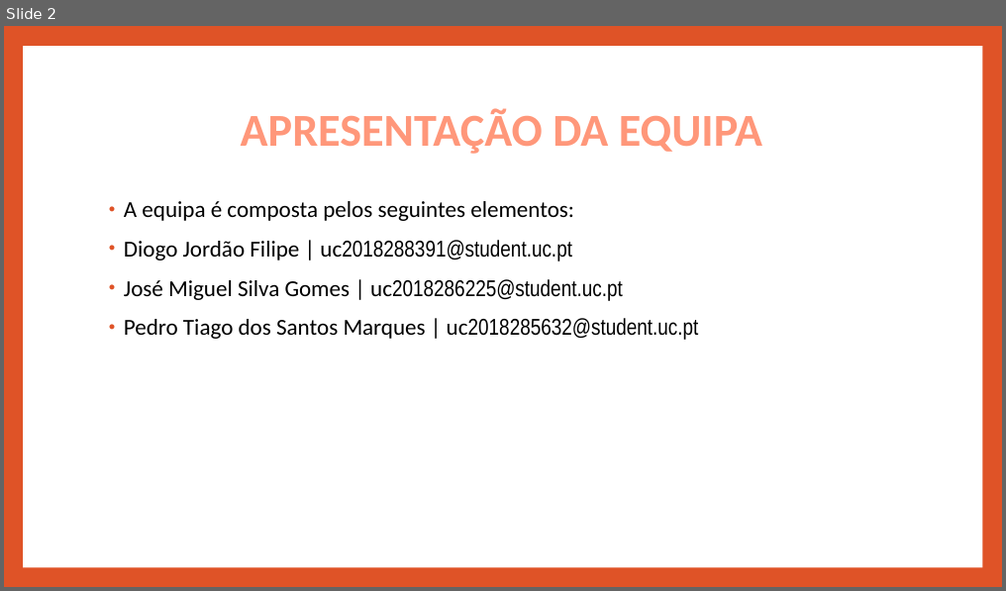
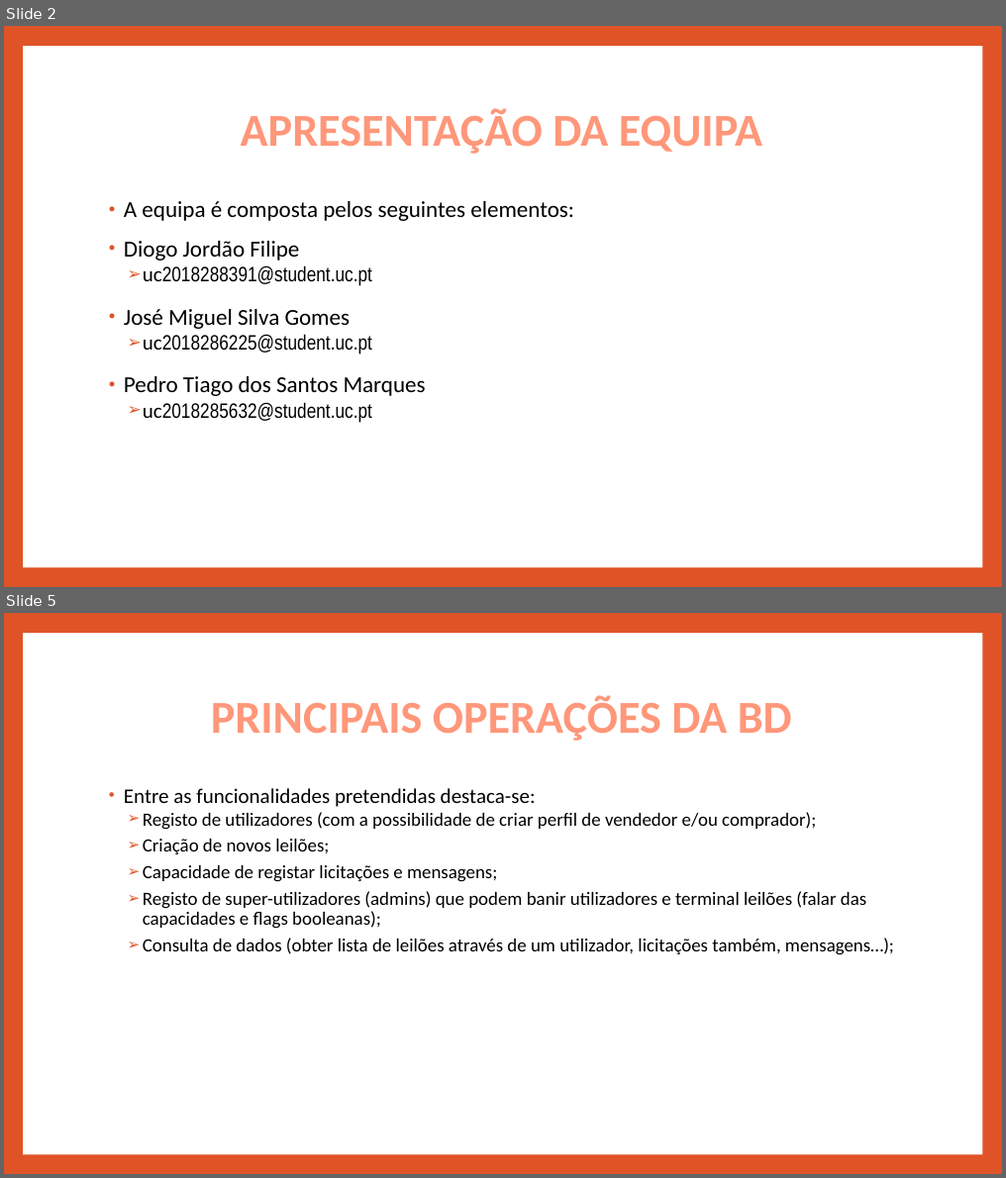
Before and after one commit to pedrotiag0/BD-Leiloes, a slide deck: Meta1/Apresentacao Meta 1 - BD.pptx. Shown one above the other, each under a label of ours: slide 2 before the commit, slides 2 and 5 after it; the slides between them are not shown. The pictures are 1006x591 and 1006x1178 pixels, drawn with LibreOffice and Linux fonts; fonts in the diff are those of the drawing. Boxes give left, top, right and bottom in pixels: in the first picture for what was removed or moved away, otherwise in the second. Text is boxed around its words. In the diff, an @@ line names an element or a change of style, - is before the commit and + after.

```diff
--- a/Meta1/Apresentacao Meta 1 - BD.pptx
+++ b/Meta1/Apresentacao Meta 1 - BD.pptx
@@ slide 5 added at (4, 613, 1002, 1174), background #DF5327; not listed: 1 template element that a slide beside it also shows @@
@@ title added at (211, 695, 792, 741), 44 pt, text #FF977A, bold @@
+PRINCIPAIS OPERAÇÕES DA BD
@@ text added at (124, 788, 894, 956), 18 pt, text #000000 @@
+• Entre as funcionalidades pretendidas destaca-se:
+  ➢ Registo de utilizadores (com a possibilidade de criar perfil de vendedor e/ou comprador);
+  ➢ Criação de novos leilões;
+  ➢ Capacidade de registar licitações e mensagens;
+  ➢ Registo de super-utilizadores (admins) que podem banir utilizadores e terminal leilões (falar das capacidades e flags booleanas);
+  ➢ Consulta de dados (obter lista de leilões através de um utilizador, licitações também, mensagens…);
@@ slide 2 changed as well @@
@@ text at (124, 241, 426, 423): text changed; size 22 to 20 pt; font Calibri to Arial Narrow @@
-• Diogo Jordão Filipe | uc2018288391@student.uc.pt
-• José Miguel Silva Gomes | uc2018286225@student.uc.pt
-• Pedro Tiago dos Santos Marques | uc2018285632@student.uc.pt
+• Diogo Jordão Filipe
+  ➢ uc2018288391@student.uc.pt
+• José Miguel Silva Gomes
+  ➢ uc2018286225@student.uc.pt
+• Pedro Tiago dos Santos Marques
+  ➢ uc2018285632@student.uc.pt
```
Also in this commit, not shown: 2 other slides changed, 6 other slides added, 8 slides removed.
